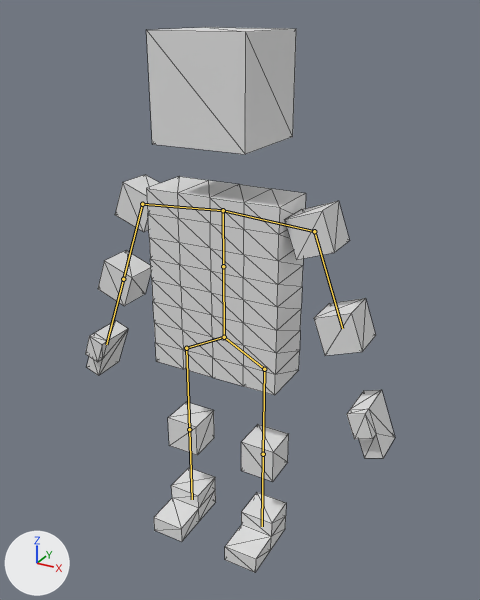
One commit to the glTF model project/resources/Models/Character/origin.gltf: the scene before it, then after it.
Camera for both pictures: a 50 mm camera at (3.29, -5.63, 5.86) aimed at (0.12, 0.13, 2.98). The lights are fixed; the arrows at lower left show +X, +Y and +Z. The picture after the commit comes second. Both versions are drawn at frame 8 of the action 'Idle'; the numbers are the values there. The bones that change, and the others that lie on the model, are drawn over the model as lines. Mesh edges are drawn as thin lines.

The first picture shows '立方体.009'.
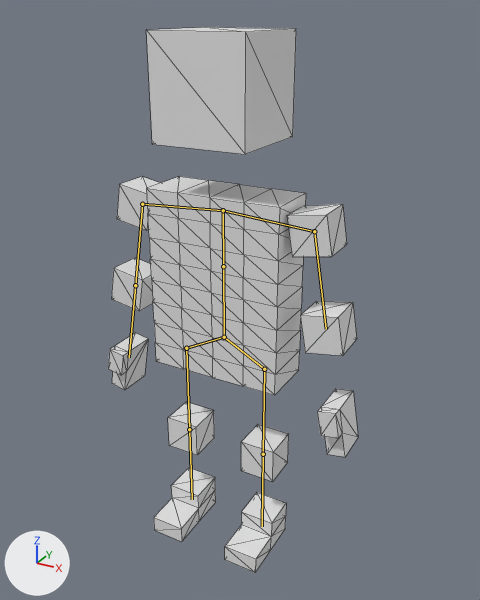
Pixel boxes [x1, y1, x2, y2] of what changed, in the pictures (480 x 600 px):
'立方体.009', posed (19% narrower)
    before: [85, 27, 395, 572]
    after: [108, 27, 358, 572]
bone 'leftArm', root to tip
    before: (314, 231) to (342, 328)
    after: (314, 231) to (326, 329)
bone 'rightArm', root to tip
    before: (142, 204) to (123, 279)
    after: (142, 204) to (135, 285)

The change in detail:
Bone 'leftArm' (bone_leftarm) turns from (-70, 0, 0) to (-80, 0, 0) degrees about its own x, y and z.
Bone 'rightArm' (bone_rightarm) turns from (0, 0, -70) to (0, 0, -80) degrees about its own x, y and z.
